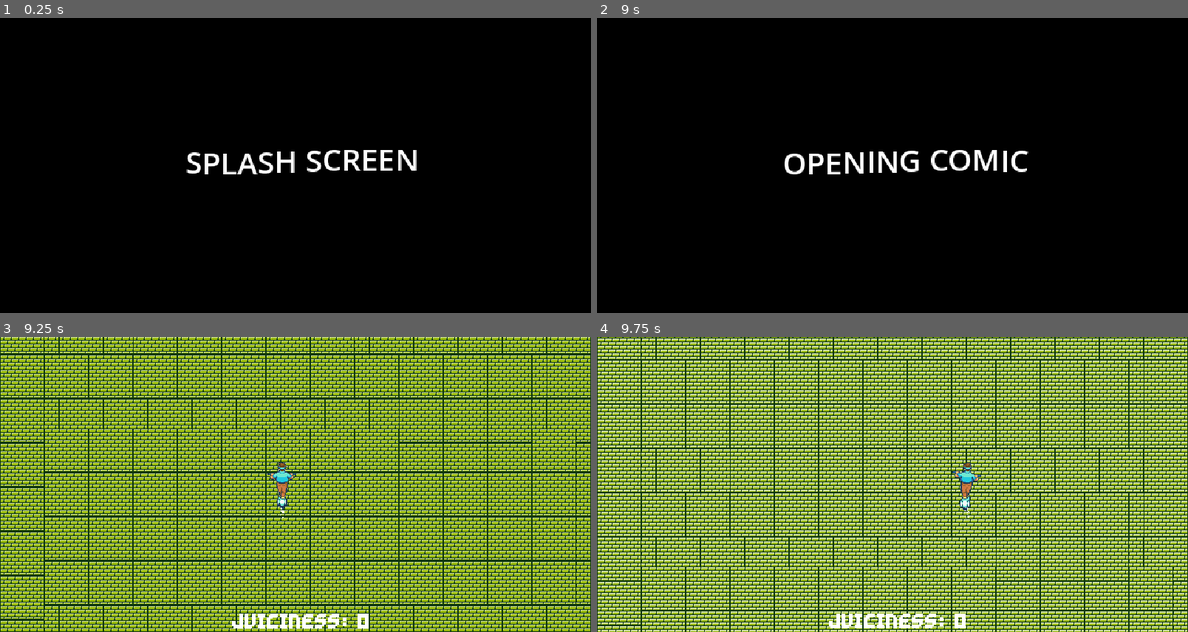
Above: before the commit, frames 1-4 (two rows, left to right).
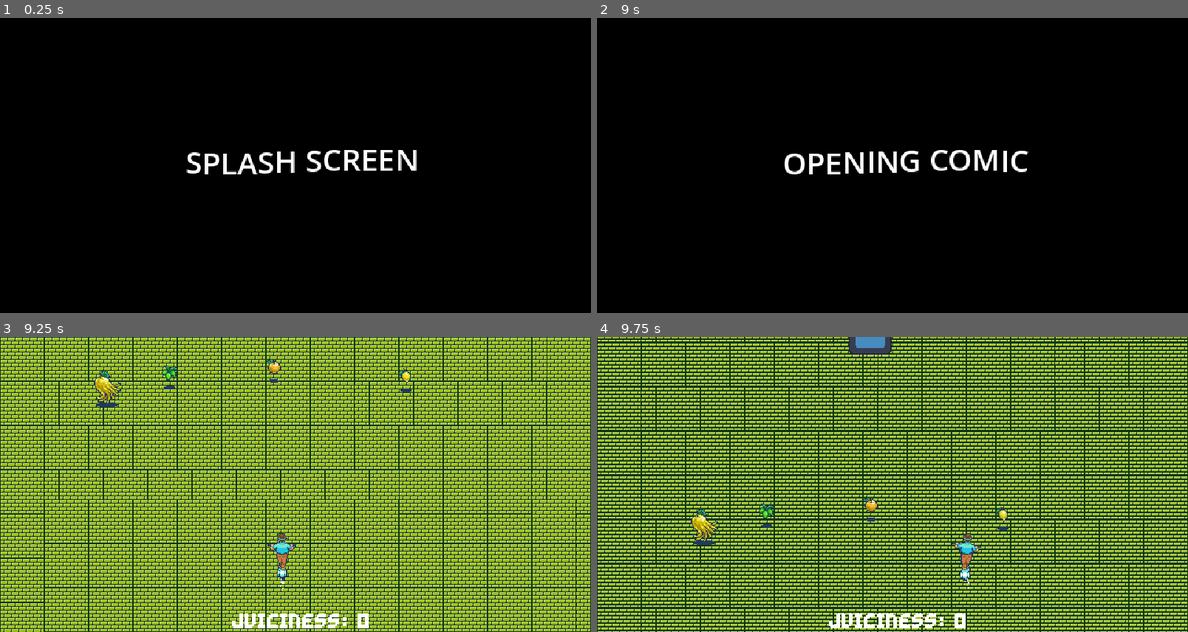
Above: after the commit, the same moments.

Repository: casualxcrisis/citrus-inc
Game: Godot game, scene res://scenes/ui/splash_screen.tscn
Two runs of this game, one before a commit and one after it. Both use one fixed random seed, a clock stepped at 60 frames per second and the inputs below. The engine's default icon, where the game draws it, is replaced by a stand-in: a white triangle on a blue panel in a dark square.
Inputs (mouse positions are in pixels of both pictures, inside the frame that each line leads up to):
- Up to frame 1 (0.25 s): no input
- Up to frame 2 (9 s): move the mouse to (1022, 150) at 0.52 s; move the mouse to (774, 180) at 1.27 s; move the mouse to (951, 100) at 2.02 s; move the mouse to (862, 224) at 2.77 s; move the mouse to (1069, 209) at 3.52 s; move the mouse to (715, 121) at 4.27 s; move the mouse to (922, 165) at 5.02 s; move the mouse to (803, 91) at 5.77 s; move the mouse to (1022, 150) at 6.52 s; move the mouse to (774, 180) at 7.27 s; move the mouse to (951, 100) at 8.02 s; move the mouse to (862, 224) at 8.77 s
- Up to frame 3 (9.25 s): no input
- Up to frame 4 (9.75 s): move the mouse to (1069, 528) at 9.52 s

Frames 1-2 are identical in both runs. In frame 3, 68% of the frame differs, in the area x 0-100%, y 0-100%; in frame 4, 77%.

Commit message:
Basic score functionality and score display

Diff:
--- a/assets/scripts/player/mouse_player.gd
+++ b/assets/scripts/player/mouse_player.gd
@@ -54,3 +54,19 @@
 		Global.shake_switch = true
 		await get_tree().create_timer(0.0009).timeout #ridiculous but it works
 		Global.shake_switch = false
+
+func _on_pick_up_area_body_entered(body: Node2D) -> void:
+	if body.is_in_group("lime"):
+		Global.fruit_score += Global.lime
+		body.queue_free()
+	elif body.is_in_group("lemon"):
+		Global.fruit_score += Global.lemon
+		body.queue_free()
+	elif body.is_in_group("orange"):
+		Global.fruit_score += Global.orange
+		body.queue_free()
+	elif body.is_in_group("buddha"):
+		Global.fruit_score += Global.buddha
+		Global.buddha_bool = true
+		body.queue_free()
+		print(Global.buddha_bool)
--- a/assets/scripts/system/global.gd
+++ b/assets/scripts/system/global.gd
@@ -11,3 +11,11 @@
 var lemon = 20
 var orange = 30
 var buddha = 50
+var buddha_bool = false
+var cell_bool = false
+var obst_score_loss = 10
+var ped_score_loss = 30
+
+#Level Timer
+var base_time = 30
+var time_pickup = 5
--- a/assets/scripts/system/player_cam.gd
+++ b/assets/scripts/system/player_cam.gd
@@ -22,7 +22,6 @@
 	trauma = min(trauma + amount, 1.0)
 
 func _process(delta: float) -> void:
-	%PlayerCam.position.y = %MousePlayer.position.y
 	if trauma:
 		trauma = max(trauma - decay * delta, 0)
 		shake()
--- a/assets/scripts/system/terrain_controller.gd
+++ b/assets/scripts/system/terrain_controller.gd
@@ -20,8 +20,9 @@
 
 func _physics_process(delta: float) -> void:
 	_progress_terrain(delta)
-	print(%SpeedUpTimer.time_left)
-	print(terrain_velocity)
+	#print(%SpeedUpTimer.time_left)
+	#print(terrain_velocity)
+	print(Global.fruit_score)
 
 func _init_blocks(number_of_blocks: int) -> void:
 	for i in range(number_of_blocks):
--- a/project.godot
+++ b/project.godot
@@ -32,6 +32,10 @@
 [global_group]
 
 pothole=""
+lime=""
+buddha=""
+lemon=""
+orange=""
 
 [input]
 
--- a/scenes/environment/terrains/terrain_section_1.tscn
+++ b/scenes/environment/terrains/terrain_section_1.tscn
@@ -3,6 +3,10 @@
 [ext_resource type="Script" uid="uid://lywjys4k3bhw" path="res://assets/scripts/levels/terrain_section.gd" id="1_2juy7"]
 [ext_resource type="Texture2D" uid="uid://dqwgcdi51ffmh" path="res://assets/placeholder/tileset bricks .png" id="2_7cnqw"]
 [ext_resource type="PackedScene" uid="uid://fp5s56vt6moc" path="res://scenes/obstacles/pothole.tscn" id="2_djdgl"]
+[ext_resource type="PackedScene" uid="uid://q7b2da0rlp51" path="res://scenes/pickups/lime.tscn" id="4_djdgl"]
+[ext_resource type="PackedScene" uid="uid://dk535grgualkj" path="res://scenes/pickups/orange.tscn" id="5_o83ve"]
+[ext_resource type="PackedScene" uid="uid://bfu5o8nu4g5q4" path="res://scenes/pickups/lemon.tscn" id="6_bfuwf"]
+[ext_resource type="PackedScene" uid="uid://cxhioekjgf8e0" path="res://scenes/pickups/buddha_hand.tscn" id="7_byhto"]
 
 [sub_resource type="TileSetAtlasSource" id="TileSetAtlasSource_djdgl"]
 texture = ExtResource("2_7cnqw")
@@ -80,5 +84,17 @@
 tile_map_data = PackedByteArray("AAAlABEAAAAAAAAAAAAlABIAAAAAAAEAAAAlABMAAAAAAAIAAAAmABEAAAABAAAAAAAmABIAAAABAAEAAAAmAB …(26160 unchanged characters)…
 tile_set = SubResource("TileSet_0yd1l")
 
-[node name="Pothole" parent="TileMapLayer" unique_id=1991561950 instance=ExtResource("2_djdgl")]
+[node name="Pothole" parent="." unique_id=1991561950 instance=ExtResource("2_djdgl")]
 position = Vector2(296, -298)
+
+[node name="Lime" parent="." unique_id=1046087337 instance=ExtResource("4_djdgl")]
+position = Vector2(184, -105)
+
+[node name="Orange" parent="." unique_id=559488699 instance=ExtResource("5_o83ve")]
+position = Vector2(297, -112)
+
+[node name="Lemon" parent="." unique_id=1198433049 instance=ExtResource("6_bfuwf")]
+position = Vector2(440, -102)
+
+[node name="BuddhaHand" parent="." unique_id=880516284 instance=ExtResource("7_byhto")]
+position = Vector2(115, -88)
--- a/scenes/pickups/buddha_hand.tscn
+++ b/scenes/pickups/buddha_hand.tscn
@@ -55,7 +55,9 @@
 "speed": 8.0
 }]
 
-[node name="BuddhaHand" type="StaticBody2D" unique_id=880516284]
+[node name="BuddhaHand" type="StaticBody2D" unique_id=880516284 groups=["buddha"]]
+collision_layer = 2
+collision_mask = 2
 
 [node name="CollisionShape2D" type="CollisionShape2D" parent="." unique_id=850065813]
 position = Vector2(0, -3)
--- a/scenes/pickups/lemon.tscn
+++ b/scenes/pickups/lemon.tscn
@@ -55,7 +55,9 @@
 "speed": 8.0
 }]
 
-[node name="Lemon" type="StaticBody2D" unique_id=1198433049]
+[node name="Lemon" type="StaticBody2D" unique_id=1198433049 groups=["lemon"]]
+collision_layer = 2
+collision_mask = 2
 
 [node name="CollisionShape2D" type="CollisionShape2D" parent="." unique_id=1633016096]
 position = Vector2(-1, -1)
--- a/scenes/pickups/lime.tscn
+++ b/scenes/pickups/lime.tscn
@@ -55,7 +55,9 @@
 "speed": 8.0
 }]
 
-[node name="Lime" type="StaticBody2D" unique_id=1046087337]
+[node name="Lime" type="StaticBody2D" unique_id=1046087337 groups=["lime"]]
+collision_layer = 2
+collision_mask = 2
 
 [node name="CollisionShape2D" type="CollisionShape2D" parent="." unique_id=1712292629]
 position = Vector2(0, -1)
--- a/scenes/pickups/orange.tscn
+++ b/scenes/pickups/orange.tscn
@@ -55,7 +55,9 @@
 "speed": 8.0
 }]
 
-[node name="Orange" type="StaticBody2D" unique_id=559488699]
+[node name="Orange" type="StaticBody2D" unique_id=559488699 groups=["orange"]]
+collision_layer = 2
+collision_mask = 2
 
 [node name="CollisionShape2D" type="CollisionShape2D" parent="." unique_id=870765569]
 shape = SubResource("CircleShape2D_0yd1l")
--- a/scenes/player/mouse_player.tscn
+++ b/scenes/player/mouse_player.tscn
@@ -161,6 +161,13 @@
 
 [sub_resource type="RectangleShape2D" id="RectangleShape2D_kps3k"]
 size = Vector2(30, 16)
+
+[sub_resource type="GDScript" id="GDScript_f33fw"]
+script/source = "extends Area2D
+"
+
+[sub_resource type="RectangleShape2D" id="RectangleShape2D_sc5ad"]
+size = Vector2(35, 57)
 
 [sub_resource type="AudioStreamWAV" id="AudioStreamWAV_f33fw"]
 data = PackedByteArray("cW9hZgAAidUBAKxEFAAIGAAAAAAAAAAAAAAAAOAAQAA79iQwCSA0SVBBBKYBD72aTpgkEgkBoko6miQf9kCSAyjAaJBBBBB …(18971 unchanged characters)…
@@ -198,10 +205,36 @@
 shape = SubResource("RectangleShape2D_kps3k")
 debug_color = Color(0.7886131, 0.26069188, 0.8491175, 0.41960785)
 
+[node name="PickUpArea" type="Area2D" parent="." unique_id=106101481]
+collision_layer = 2
+collision_mask = 2
+script = SubResource("GDScript_f33fw")
+
+[node name="CollisionShape2D" type="CollisionShape2D" parent="PickUpArea" unique_id=149916981]
+position = Vector2(-0.5, 3.5)
+shape = SubResource("RectangleShape2D_sc5ad")
+debug_color = Color(0, 0.6437002, 0.30090627, 0.41960785)
+
 [node name="PotholeHit" type="AudioStreamPlayer2D" parent="." unique_id=1748171738]
 unique_name_in_owner = true
 stream = SubResource("AudioStreamWAV_f33fw")
 volume_db = -19.439
 
+[node name="LimePickup" type="AudioStreamPlayer2D" parent="." unique_id=2111081649]
+unique_name_in_owner = true
+
+[node name="LemonPickup" type="AudioStreamPlayer2D" parent="." unique_id=727569008]
+unique_name_in_owner = true
+
+[node name="OrangePickup" type="AudioStreamPlayer2D" parent="." unique_id=1405666656]
+unique_name_in_owner = true
+
+[node name="BuddhaPickup" type="AudioStreamPlayer2D" parent="." unique_id=1510601664]
+unique_name_in_owner = true
+
+[node name="InvincibilityAura" type="AudioStreamPlayer2D" parent="." unique_id=565876370]
+unique_name_in_owner = true
+
 [connection signal="animation_finished" from="AnimatedSprite2D" to="." method="_on_animated_sprite_2d_animation_finished"]
 [connection signal="area_entered" from="HitArea" to="." method="_on_hit_area_area_entered"]
+[connection signal="body_entered" from="PickUpArea" to="." method="_on_pick_up_area_body_entered"]
